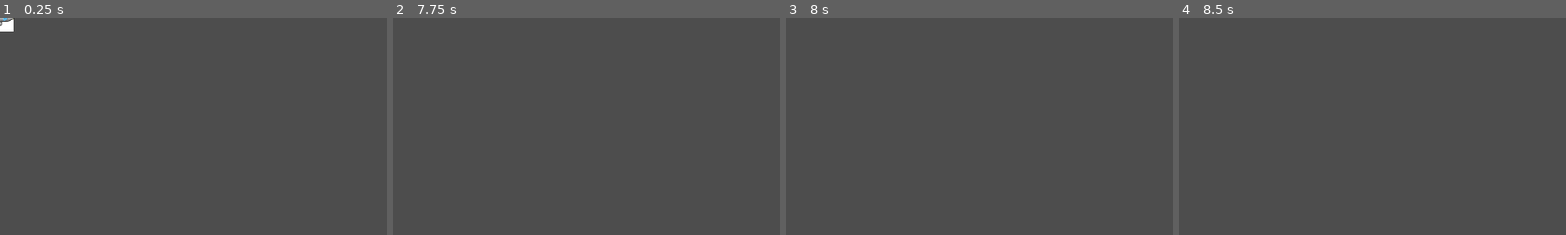
Above: before the commit, frames 1-4 (left to right).
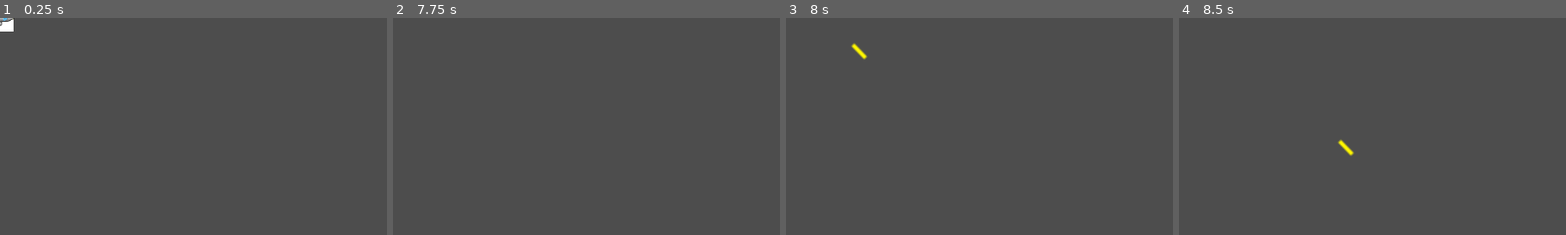
Above: after the commit, the same moments.

Repository: GreatSandwiches/Orbital-Obliteration
Game: Godot game, scene res://Scenes/player1.tscn
The game is run twice, just before and just after one commit, with the same random seed, the same clock (stepped at 60 frames per second) and the same inputs.
Inputs:
- Up to frame 1 (0.25 s): no input
- Up to frame 2 (7.75 s): tap Enter at 0.5, 4.25, 5.75 s; hold Right (ui_right) 0.53-1.28 s; hold Left (ui_left) 1.28-2.03 s; hold Right (ui_right) 2.03-2.78 s; hold Up (ui_up) 2.78-3.53 s; tap Space at 3.5, 5, 6.5 s; hold Left (ui_left) 3.53-5.78 s; hold Right (ui_right) 5.78-6.53 s; hold Up (ui_up) 6.53-7.28 s; hold Right (ui_right) from 7.28 s (still down)
- Up to frame 3 (8 s): keep holding Right (ui_right)
- Up to frame 4 (8.5 s): release Right (ui_right) at 8.03 s; hold Left (ui_left) from 8.03 s (still down)
The pictures show only the part of the screen within x 0-50%, y 0-50%; the shares and areas given below are measured in that part.

Frames 1-2 are identical in both runs. In frame 3, 0.1% of the frame differs, in the area x 16-22%, y 11-20%; in frame 4, 0.1%.

Commit message:
adding shot cooldown to gun enabling it to fire multiple times

Diff:
--- a/Scenes/bullet.tscn
+++ b/Scenes/bullet.tscn
@@ -1,7 +1,7 @@
 [gd_scene load_steps=4 format=3 uid="uid://dl5s4omwkwndu"]
 
 [ext_resource type="Texture2D" uid="uid://d21ki2l7wli2e" path="res://Assets/bullet.png" id="1_0c3ku"]
-[ext_resource type="Script" path="res://Scenes/bullet.gd" id="1_t3dxr"]
+[ext_resource type="Script" path="res://Scripts/bullet.gd" id="1_t3dxr"]
 
 [sub_resource type="RectangleShape2D" id="RectangleShape2D_c34kw"]
 size = Vector2(30, 8)
@@ -15,3 +15,5 @@
 
 [node name="CollisionShape2D" type="CollisionShape2D" parent="."]
 shape = SubResource("RectangleShape2D_c34kw")
+
+[node name="Timer" type="Timer" parent="."]
--- a/Scenes/bullet.gd
+++ b/Scripts/bullet.gd
@@ -15,7 +15,7 @@
 	add_child(timer)
 	timer.start()
 
-
+	# Use await to queue_free the bullet after 'lifetime' seconds
 	await timer.timeout
 	queue_free()
 
--- a/Scripts/player1.gd
+++ b/Scripts/player1.gd
@@ -8,21 +8,27 @@
 var shipvectorbackward = Vector2(0,0)
 @export var bullet_scene: PackedScene
 var can_shoot = true
+var shoot_cooldown = 0.5
+
+func _ready():
+	$Timer.wait_time = shoot_cooldown
+	$Timer.one_shot = true
+	$Timer.connect("timeout", Callable(self, "_on_timer_timeout"))
 
 func _shoot():
 	var bullet = bullet_scene.instantiate()
 	bullet.position = $ProjectileSpawn.global_position
 	bullet.rotation = rotation
-	add_sibling(bullet)
+	get_parent().add_child(bullet)
 
 func _on_timer_timeout():
 	can_shoot = true
 
 func _process(delta):
-	#outputs ship velocity by adding acceleration subtracted by friction
+	# Outputs ship velocity by adding acceleration subtracted by friction
 	shipvectorforward = Vector2(transform.x * 500 * acceleration * delta)
 	shipvector += shipvectorforward - shipvectorbackward
-	#claculates friction vector
+	# Calculates friction vector
 	shipvectorbackward.x = 0.000001 * (pow((shipvector.x), 3))
 	shipvectorbackward.y = 0.000001 * (pow((shipvector.y), 3))
 
--- a/player1.tscn
+++ b/player1.tscn
@@ -1,13 +1,58 @@
-[gd_scene load_steps=4 format=3 uid="uid://535q1ejgfkac"]
+[gd_scene load_steps=5 format=3 uid="uid://0xfg10bi6vgc"]
 
-[ext_resource type="Script" path="res://player1.gd" id="1_ni2rt"]
 [ext_resource type="Texture2D" path="res://shuttle2.png" id="2_4i48j"]
+[ext_resource type="Script" path="res://Scripts/player1.gd" id="2_ki2ly"]
+
+[sub_resource type="GDScript" id="GDScript_hn08o"]
+script/source = "extends CharacterBody2D
+
+var speed = 10000
+var acceleration = 0
+var target_rotation = 0
+var shipvector = Vector2(0,0)
+var shipvectorforward = Vector2(0,0)
+var shipvectorbackward = Vector2(0,0)
+# Called when the node enters the scene tree for the first time.
+func _ready():
+	pass # Replace with function body.
+
+# Called every frame. 'delta' is the elapsed time since the previous frame.
+func _process(delta):
+	#outputs ship velocity by adding acceleration subtracted by friction
+	shipvectorforward = Vector2(transform.x * 500 * acceleration * delta)
+	shipvector += shipvectorforward - shipvectorbackward
+	#claculates friction vector
+	shipvectorbackward.x = 0.000001 * (pow((shipvector.x), 3))
+	shipvectorbackward.y = 0.000001 * (pow((shipvector.y), 3))
+
+	velocity = shipvector
+	# Movement input
+	if Input.is_action_pressed(\"ui_up\"):
+		acceleration = 2
+	else:
+		acceleration = 0
+	# Rotation input
+	if Input.is_action_pressed(\"ui_left\"):
+		target_rotation -= 0.1
+	elif Input.is_action_pressed(\"ui_right\"):
+		target_rotation += 0.1
+
+	# Smooth rotation using lerp_angle
+	rotation = lerp_angle(rotation, target_rotation, 0.1)
+
+	# Print the current rotation in degrees
+	#print(rad_to_deg(rotation))
+
+	print(shipvector)
+	# Apply velocity and move the character
+	move_and_slide()
+"
 
 [sub_resource type="RectangleShape2D" id="RectangleShape2D_hf56h"]
 size = Vector2(40, 40)
 
 [node name="Player" type="CharacterBody2D"]
-script = ExtResource("1_ni2rt")
+script = SubResource("GDScript_hn08o")
 
 [node name="ColorRect" type="ColorRect" parent="."]
 offset_left = -20.0
@@ -32,3 +77,8 @@
 rotation = 1.56921
 scale = Vector2(0.769231, 0.807692)
 texture = ExtResource("2_4i48j")
+
+[node name="Timer" type="Timer" parent="."]
+wait_time = 0.2
+one_shot = true
+script = ExtResource("2_ki2ly")
